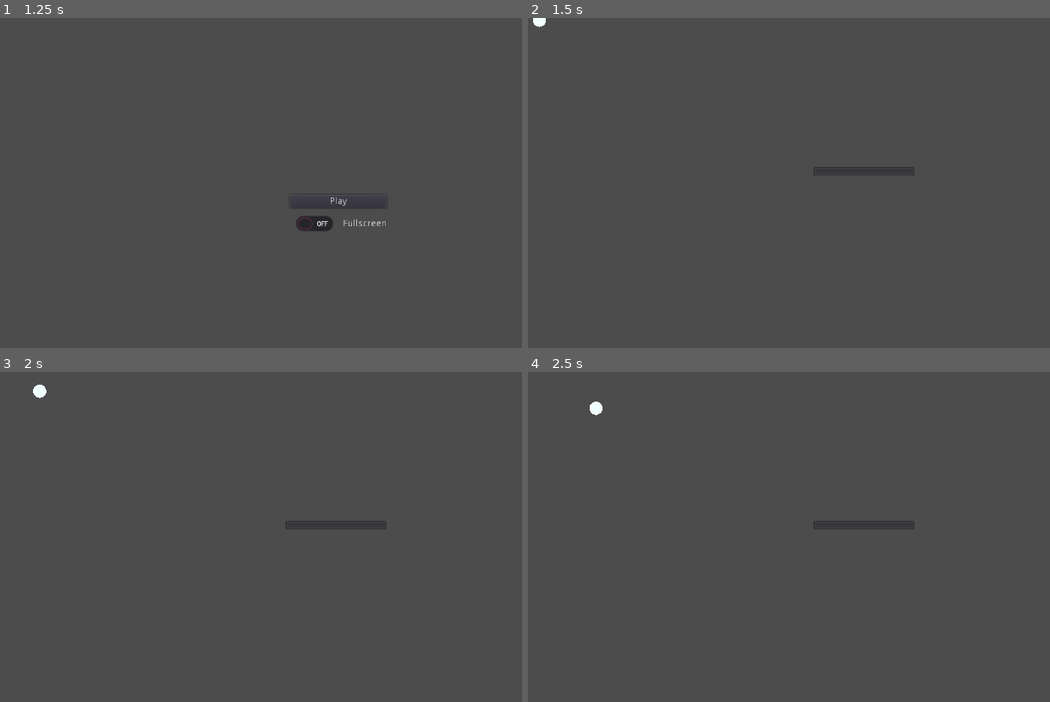
Above: before the commit, frames 1-4 (two rows, left to right).
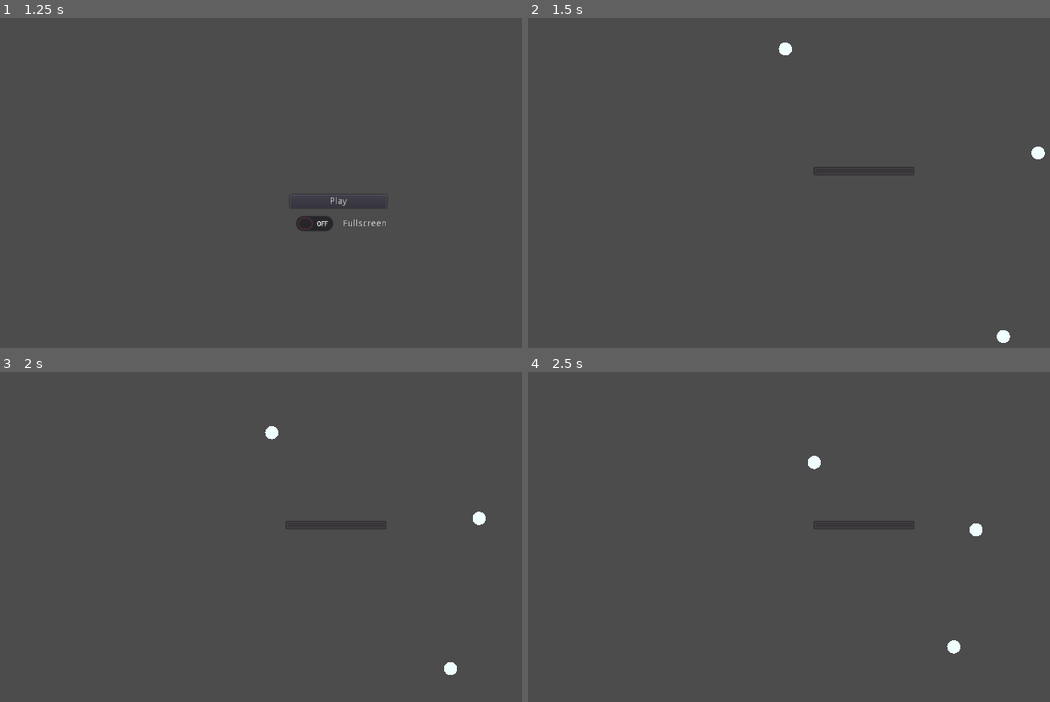
Above: after the commit, the same moments.

Repository: the-g-force/FamJam-August2020
Game: Godot game, scene res://src/screens/SplashScreen.tscn
Same seed, same stepped clock (60 frames per second), same inputs: the game is played once before the commit and once after it.
Inputs (mouse positions are in pixels of both pictures, inside the frame that each line leads up to):
- Up to frame 1 (1.25 s): tap Enter at 0.5 s; move the mouse to (485, 196) at 0.52 s; click (485, 196) at 0.67 s
- Up to frame 2 (1.5 s): click "Play" at 1.25 s
- Up to frame 3 (2 s): no input
- Up to frame 4 (2.5 s): move the mouse to (731, 589) at 2.02 s; click (731, 589) at 2.17 s

Frame 1 is identical in both runs. In frame 2, 0.3% of the frame differs, in the area x 0-100%, y 0-99%; in frame 3, 0.3%, in the area x 6-94%, y 3-92%; in frame 4, 0.3%.

Commit message:
Add birds spawn in circle around center

Diff:
--- a/project/project.godot
+++ b/project/project.godot
@@ -9,12 +9,18 @@
 config_version=4
 
 _global_script_classes=[ {
+"base": "KinematicBody2D",
+"class": "Bird",
+"language": "GDScript",
+"path": "res://src/Bird.gd"
+}, {
 "base": "Node2D",
 "class": "Crumb",
 "language": "GDScript",
 "path": "res://src/Crumb.gd"
 } ]
 _global_script_class_icons={
+"Bird": "",
 "Crumb": ""
 }
 
--- a/project/src/Bird.gd
+++ b/project/src/Bird.gd
@@ -1,3 +1,4 @@
+class_name Bird
 extends KinematicBody2D
 
 enum State {EATING, WALKING}
@@ -20,10 +21,11 @@
 		destination = middle_of_screen
 		var crumbs = $Sensor.get_overlapping_areas()
 		for crumb in crumbs:
-			if crumb.on_ground:
-				destination = crumb.get_global_position()
-				target = crumb
-				break
+			if crumb is Crumb:
+				if crumb.on_ground:
+					destination = crumb.get_global_position()
+					target = crumb
+					break
 		var direction = (destination - position).normalized()
 		if (destination - position).length_squared() < 5:
 			if target != null:
--- a/project/src/Bird.tscn
+++ b/project/src/Bird.tscn
@@ -8,6 +8,8 @@
 radius = 96.1055
 
 [node name="Bird" type="KinematicBody2D"]
+collision_layer = 0
+collision_mask = 0
 script = ExtResource( 1 )
 
 [node name="CollisionShape2D" type="CollisionShape2D" parent="."]
--- a/project/src/GameplayLevel.gd
+++ b/project/src/GameplayLevel.gd
@@ -1,6 +1,7 @@
 extends Node2D
 
 const _Crumb = preload("res://src/Crumb.tscn")
+const _Bird = preload("res://src/Bird.tscn")
 const _throw_origin = Vector2(512,300)
 
 # How long is the crumb "in the air"?
@@ -11,11 +12,23 @@
 export var crumbs_spread_radius : float = 20
 
 var _pressed := false
+var difficulty_level := 1
 var _seconds : float = 0
 
 onready var _crumbs = $Crumbs
 onready var _crumbs_label = $Control/Label
 onready var _crumbs_progress : ProgressBar = $Control/ProgressBar
+onready var _birdspawnlocation : PathFollow2D = $Path2D/PathFollow2D
+
+func _ready():
+	randomize()
+	for _x in difficulty_level*3:
+		var bird:Bird = _Bird.instance()
+		var _error = bird.connect("game_over", self, "game_over")
+		_birdspawnlocation.offset = randi()
+		bird.position = _birdspawnlocation.position
+		add_child(bird)
+
 
 func _process(delta):
 	if _pressed:
@@ -43,7 +56,6 @@
 
 func _throw_crumbs():
 	var crumbs_to_throw := _crumbs_to_throw()
-	print('Throwing ' + str(crumbs_to_throw))
 	for _x in range(_crumbs_to_throw()):
 		var crumb : Crumb = _Crumb.instance()
 		crumb.on_ground = false
@@ -64,5 +76,5 @@
 	tween.queue_free()
 
 
-func _on_Bird_game_over():
+func game_over():
 	print("Game Over")
--- a/project/src/GameplayLevel.tscn
+++ b/project/src/GameplayLevel.tscn
@@ -1,7 +1,11 @@
 [gd_scene load_steps=3 format=2]
 
 [ext_resource path="res://src/GameplayLevel.gd" type="Script" id=1]
-[ext_resource path="res://src/Bird.tscn" type="PackedScene" id=2]
+
+[sub_resource type="Curve2D" id=1]
+_data = {
+"points": PoolVector2Array( 0, 0, 0, 0, 512, 0, 0, 0, 0, 0, 432, 8, 0, 0, 0, 0, 360, 40, 0, 0, 0, 0, 304, 88, 0, 0, 0, 0, 256, 144, 0, 0, 0, 0, 224, 216, 0, 0, 0, 0, 216, 296, 0, 0, 0, 0, 224, 376, 0, 0, 0, 0, 256, 448, 0, 0, 0, 0, 304, 520, 0, 0, 0, 0, 368, 560, 0, 0, 0, 0, 440, 592, 0, 0, 0, 0, 512, 592, 0, 0, 0, 0, 600, 584, 0, 0, 0, 0, 656, 560, 0, 0, 0, 0, 720, 512, 0, 0, 0, 0, 768, 448, 0, 0, 0, 0, 800, 384, 0, 0, 0, 0, 808, 304, 0, 0, 0, 0, 808, 240, 0, 0, 0, 0, 768, 152, 0, 0, 0, 0, 720, 80, 0, 0, 0, 0, 640, 40, 0, 0, 0, 0, 576, 8, 0, 0, 0, 0, 512, 0 )
+}
 
 [node name="GameplayLevel" type="Node2D"]
 script = ExtResource( 1 )
@@ -34,6 +38,9 @@
 "_edit_use_anchors_": false
 }
 
-[node name="Bird" parent="." instance=ExtResource( 2 )]
-position = Vector2( 1.44208, -5.90622 )
-[connection signal="game_over" from="Bird" to="." method="_on_Bird_game_over"]
+[node name="Path2D" type="Path2D" parent="."]
+curve = SubResource( 1 )
+
+[node name="PathFollow2D" type="PathFollow2D" parent="Path2D"]
+position = Vector2( 512, 0 )
+rotation = 3.04192
